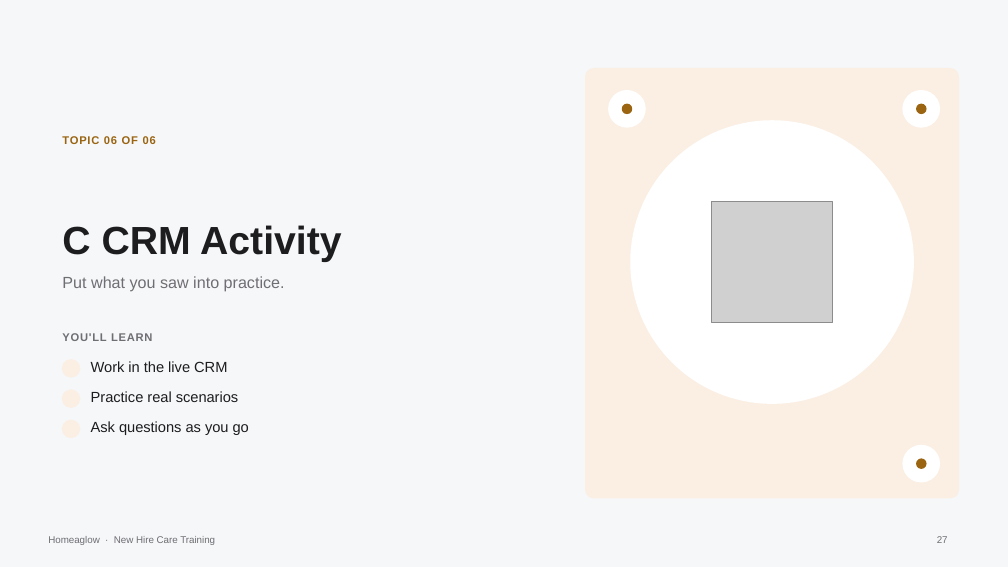
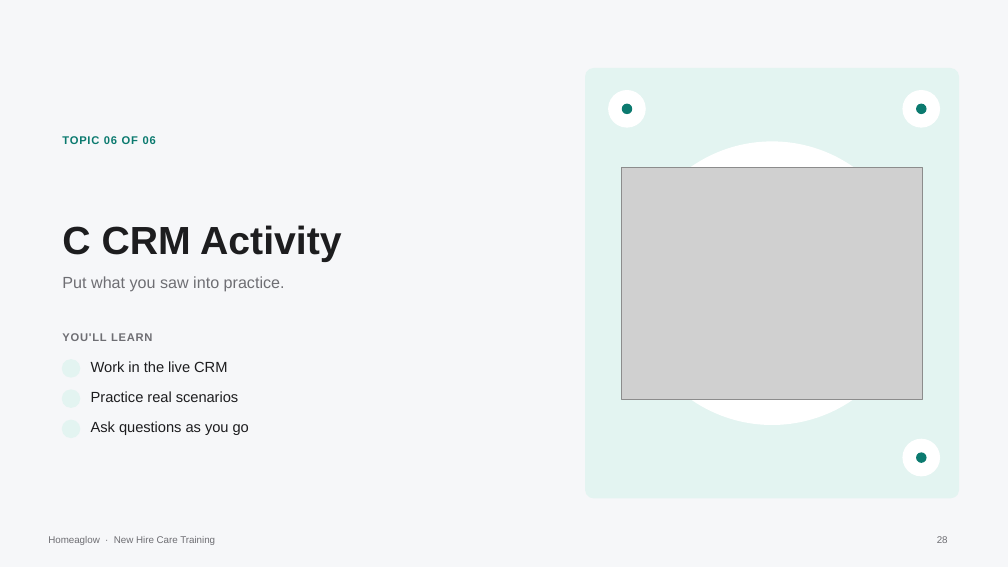
Before and after one commit to anjulimichelle/training, a slide deck: slide 28 of customer-foundations/customer-foundations-c-crm.pptx (slide 27 before the commit). Drawn at 1008x567 pixels with LibreOffice and Linux fonts; fonts in the diff are those of the drawing; grey boxes stand for pictures; background and template pictures are left out. Boxes give left, top, right and bottom in pixels: in the first picture for what was removed or moved away, otherwise in the second. Text is boxed around its words. In the diff, an @@ line names an element or a change of style, - is before the commit and + after.

```diff
--- a/customer-foundations/customer-foundations-c-crm.pptx
+++ b/customer-foundations/customer-foundations-c-crm.pptx
@@ rounded rectangle at box(586, 69, 959, 498): fill #FBEFE4 to #E3F4F1; outline #FBEFE4 0.75 pt to #E3F4F1 0.75 pt @@
@@ text "TOPIC 06 OF 06" at box(62, 136, 156, 144): text colour #9A6410 to #0B7A6F @@
@@ ellipse: place and size @@
-ellipse at box(631, 121, 913, 403)
+ellipse at box(631, 142, 913, 424)
@@ picture: place and size @@
-picture at box(712, 202, 833, 323)
+picture at box(622, 167, 923, 399)
@@ fill #FBEFE4 to #E3F4F1; outline #FBEFE4 1 pt to #E3F4F1 1 pt in 3 elements at box(62, 360, 80, 377), box(62, 390, 80, 407), box(62, 420, 80, 437) @@
@@ ellipse: place and size @@
-ellipse at box(903, 446, 939, 482)
+ellipse at box(903, 439, 939, 476)
@@ ellipse: place and size @@
-ellipse at box(917, 459, 926, 468)
+ellipse at box(917, 454, 926, 463)
@@ fill #9A6410 to #0B7A6F; outline #9A6410 1 pt to #0B7A6F 1 pt in 3 elements at box(622, 104, 631, 113), box(917, 104, 926, 113), box(917, 454, 926, 463) @@
@@ page number at box(937, 536, 948, 543): text changed @@
-27
+28
```
Also in this commit, not shown: 23 other slides changed, 3 slides added, 2 slides removed, 12 other files.
